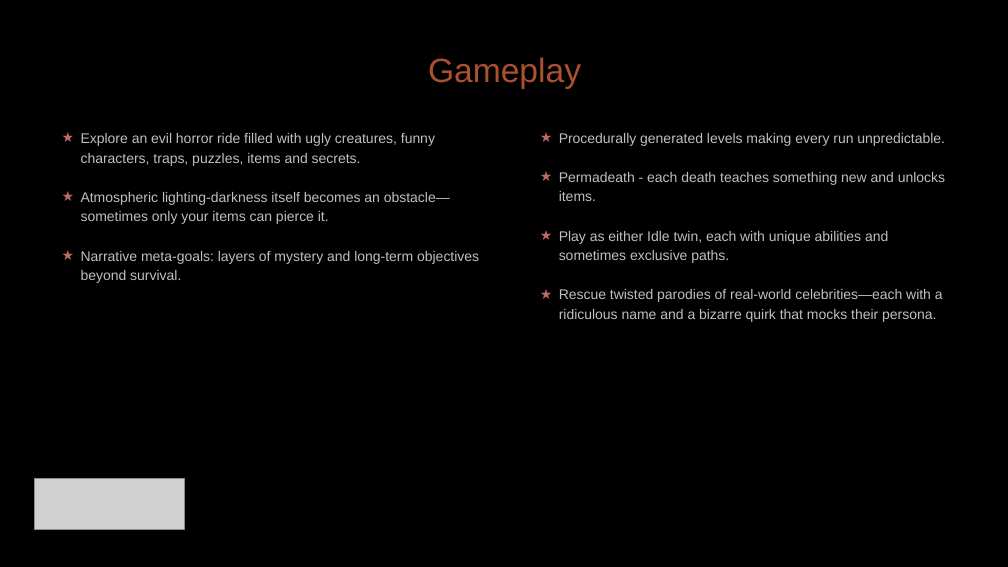
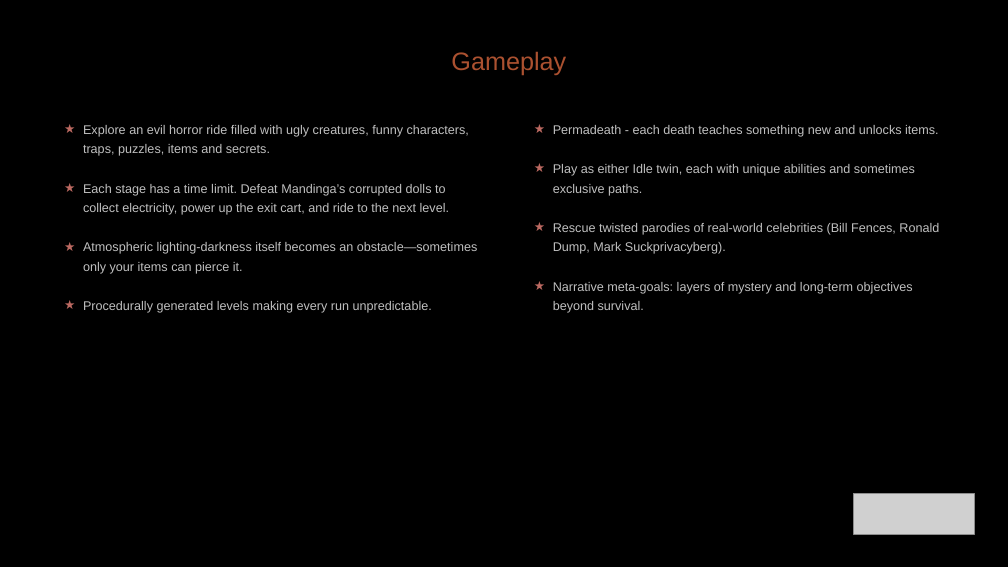
Before and after one commit to diegohcanepa/Remizione, a slide deck: slide 6 of Pitch Deck.pptx. Drawn at 1008x567 pixels with LibreOffice and Linux fonts; fonts in the diff are those of the drawing; grey boxes stand for pictures; background and template pictures are left out. Boxes give left, top, right and bottom in pixels: in the first picture for what was removed or moved away, otherwise in the second. Text is boxed around its words. In the diff, an @@ line names an element or a change of style, - is before the commit and + after.

```diff
--- a/Pitch Deck.pptx
+++ b/Pitch Deck.pptx
@@ text "Gameplay": place and size @@
-text "Gameplay" at box(428, 57, 581, 89)
+text "Gameplay" at box(451, 51, 566, 75)
@@ text "Gameplay" at box(451, 51, 566, 75): size 24 to 18 pt @@
@@ subtitle "Explore an evil horror ride ...": place and size @@
-subtitle "Explore an evil horror ride ..." at box(81, 133, 479, 283)
+subtitle "Explore an evil horror ride ..." at box(83, 125, 477, 313)
@@ text "Permadeath - each death teaches ...": place and size @@
-text "Permadeath - each death teaches ..." at box(559, 133, 945, 322)
+text "Permadeath - each death teaches ..." at box(553, 125, 939, 313)
@@ subtitle at box(83, 125, 477, 274): size 10 to 9 pt in "Explore an evil horror ride filled with ...", "Atmospheric lighting-darkness itself becomes an obstacle—som ..." @@
@@ text at box(553, 125, 939, 196): size 10 to 9 pt in "Permadeath - each death teaches something new ...", "Play as either Idle twin, each with ..." @@
@@ text at box(559, 133, 945, 146): paragraph removed @@
-★ Procedurally generated levels making every run unpredictable.
@@ subtitle at box(83, 184, 449, 215): paragraph added @@
+★ Each stage has a time limit. Defeat Mandinga’s corrupted dolls to collect electricity, power up the exit cart, and ride to the next level.
@@ text at box(553, 223, 939, 313): text changed; size 10 to 9 pt @@
-★ Rescue twisted parodies of real-world celebrities—each with a ridiculous name and a bizarre quirk that mocks their persona.
+★ Rescue twisted parodies of real-world celebrities (Bill Fences, Ronald Dump, Mark Suckprivacyberg).
+★ Narrative meta-goals: layers of mystery and long-term objectives beyond survival.
@@ subtitle at box(83, 301, 432, 313): text changed; size 10 to 9 pt @@
-★ Narrative meta-goals: layers of mystery and long-term objectives beyond survival.
+★ Procedurally generated levels making every run unpredictable.
@@ picture: place and size @@
-picture at box(34, 479, 184, 529)
+picture at box(854, 493, 975, 534)
```
Also in this commit, not shown: 8 other slides changed, 1 slide added, 1 slide removed, 2 other files.
